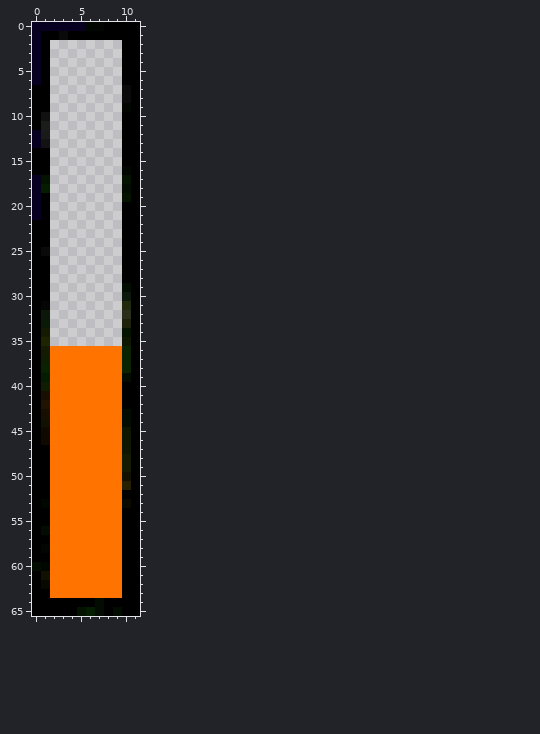
A sprite sheet gets an edit: gravityGame/images/HUD/fuel40.png. This is how it looked before the edit.
The file is 12x66 pixels. Pixels under 10% opacity are left out. Colours within 5 levels of each other are drawn and written as one.
And afterwards:
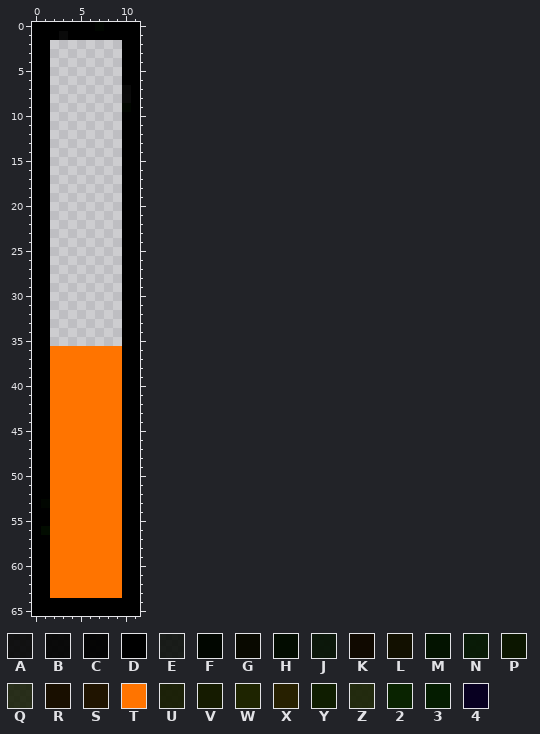
Palette (. is transparent): A #000000e8  B #000000f3  C #000000f9  D #000000  E #000400df  F #010600  G #090900  H #020c00  J #020e00f2  K #100900  L #121000  M #031300  N #031500f7  P #0c1600  Q #111700de  R #190f00  S #201400  T #ff7400  U #151a00f4  V #151b00  W #1e2400  X #272000  Y #0f1d00  Z #151e00ec  2 #092300  3 #041c00  4 #080021
The edit:
Colour D replaces colour 2 in rows 36 to 37 at x 10; in row 38 at x 1 and 10.
Colour D replaces colour 3 in row 18 at x 1; in row 39 at x 1; in row 65 at x 6.
Colour D replaces colour 4 in row 0 at x 0 to 5; in rows 1 to 6 at x 0; in rows 12 to 13 at x 0; in rows 17 to 21 at x 0.
Colour D replaces colour A in row 10 at x 1; in row 13 at x 1.
Colour D replaces colour B in row 25 at x 1.
Colour D replaces colour C in row 31 at x 1.
Colour D replaces colour E in rows 11 to 12 at x 1.
Colour D replaces colour F in row 0 at x 6; in row 16 at x 10; in row 58 at x 1; in row 60 at x 1.
Colour D replaces colour G in row 53 at x 10; in row 62 at x 1.
Colour D replaces colour H in row 18 at x 10; in row 29 at x 10; in row 39 at x 10; in rows 43 to 44 at x 10; in row 60 at x 0; in row 64 at x 7.
Colour D replaces colour H in row 65 at x 7 and 9.
Colour D replaces colour J in row 30 at x 10; in row 32 at x 1.
Colour D replaces colour K in rows 45 to 46 at x 1.
Colour D replaces colour L in row 44 at x 1; in row 50 at x 10; in row 61 at x 1.
Colour D replaces colour M in row 17 at x 1 and 10; in row 19 at x 10; in row 34 at x 10; in row 65 at x 5.
Colour D replaces colour N in row 33 at x 1.
Colour D replaces colour P in row 35 at x 10; in rows 45 to 47 at x 10.
Colour D replaces colour Q in row 32 at x 10.
Colour D replaces colour R in row 41 at x 1; in row 43 at x 1.
Colour D replaces colour S in row 42 at x 1.
Colour D replaces colour U in row 33 at x 10.
Colour D replaces colour V in row 34 at x 1; in row 36 at x 1; in rows 48 to 49 at x 10.
Colour D replaces colour W in row 35 at x 1.
Colour D replaces colour X in row 51 at x 10.
Colour D replaces colour Y in row 37 at x 1; in row 40 at x 1.
Colour D replaces colour Z in row 31 at x 10.
